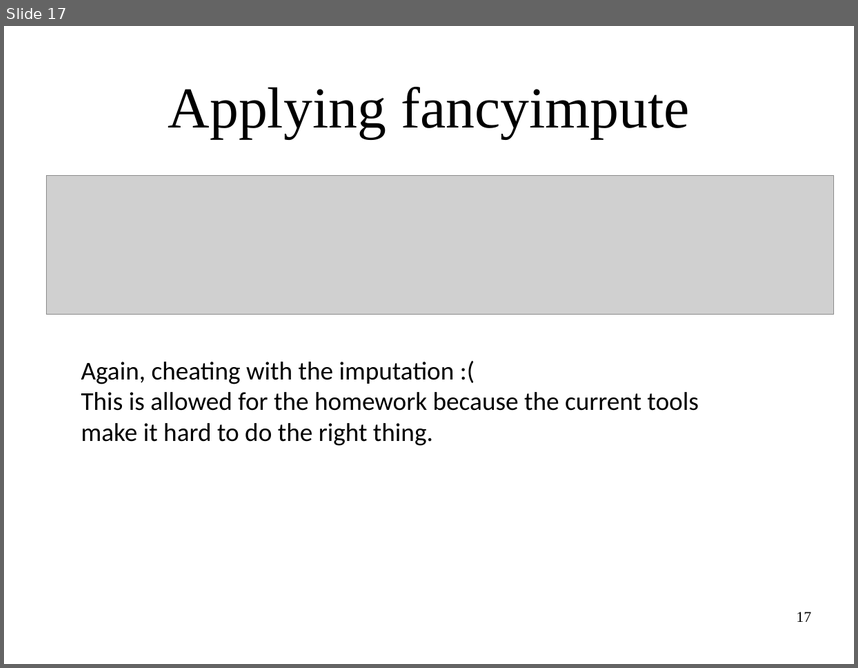
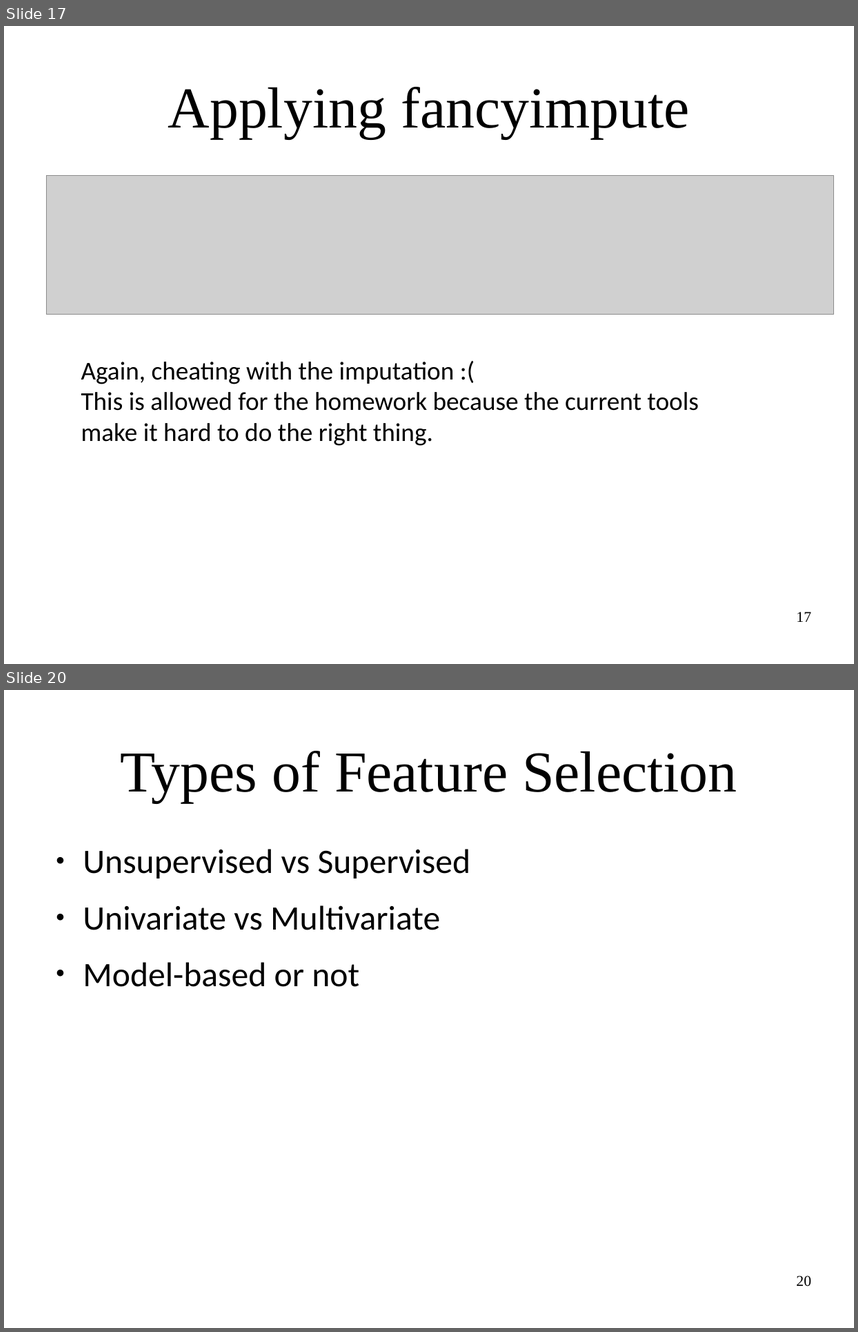
Before and after one commit to amueller/applied_ml_spring_2017, a slide deck: slides/aml-08-021317.odp. Shown one above the other, each under a label of ours: slide 17 before the commit, slides 17 and 20 after it; the slides between them are not shown. The pictures are 858x668 and 858x1332 pixels, drawn with LibreOffice and Linux fonts; fonts in the diff are those of the drawing; grey boxes stand for pictures. Boxes give left, top, right and bottom in pixels: in the first picture for what was removed or moved away, otherwise in the second. Text is boxed around its words. In the diff, an @@ line names an element or a change of style, - is before the commit and + after.

Commit message:
update slides and notebooks  for 08 - feature selection

```diff
--- a/slides/aml-08-021317.odp
+++ b/slides/aml-08-021317.odp
@@ slide 20 added at <box>4,690,854,1328</box>, background #FFFFFF @@
@@ title added at <box>121,751,737,802</box>, 54 pt, text #000000 @@
+Types of Feature Selection
@@ text added at <box>83,849,471,987</box>, 32 pt, text #000000 @@
+● Unsupervised vs Supervised
+● Univariate vs Multivariate
+● Model-based or not
@@ page number added at <box>796,1275,811,1286</box>, 14 pt, text #000000 @@
+20
```
Also in this commit, not shown: 14 other slides added, 1 other file.
